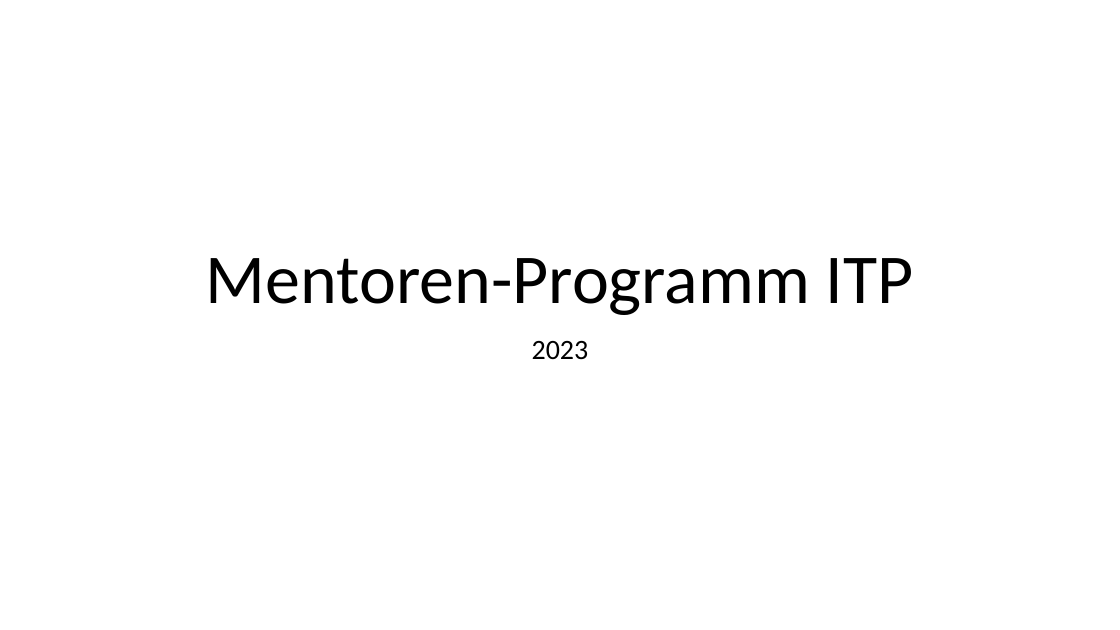
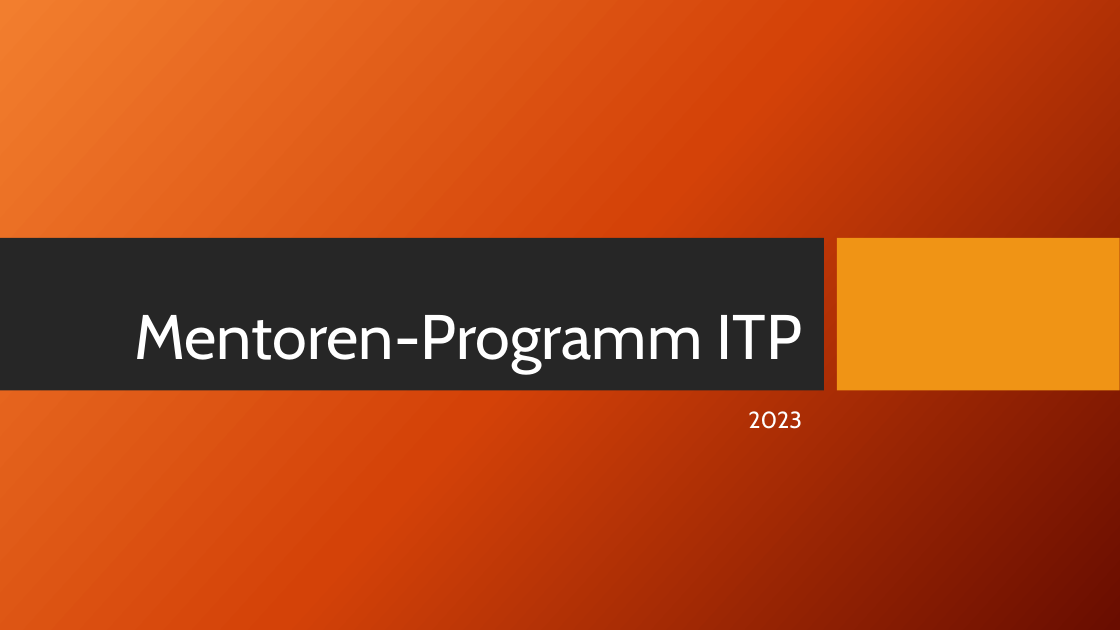
Before and after one commit to HTL-Waidhofen/itp-mentoring-6er-tragerl-mentoren, a slide deck: slide 1 of docs/MentorenProgramm.pptx. Drawn at 1120x630 pixels with LibreOffice and Linux fonts; fonts in the diff are those of the drawing; background and template pictures are left out. Boxes give left, top, right and bottom in pixels: in the first picture for what was removed or moved away, otherwise in the second. Text is boxed around its words. In the diff, an @@ line names an element or a change of style, - is before the commit and + after.

Commit message:
modified Powerpoint

```diff
--- a/docs/MentorenProgramm.pptx
+++ b/docs/MentorenProgramm.pptx
@@ background #FFFFFF to picture (left out) @@
@@ rectangle added at bbox=[0, 238, 824, 391], fill #262626 @@
@@ rectangle added at bbox=[837, 238, 1120, 391], fill #F09415 @@
@@ title "Mentoren-Programm ITP": place and size @@
-title "Mentoren-Programm ITP" at bbox=[206, 258, 914, 315]
+title "Mentoren-Programm ITP" at bbox=[134, 315, 803, 374]
@@ title "Mentoren-Programm ITP" at bbox=[134, 315, 803, 374]: size 60 to 54 pt, font Calibri to Cabin, text colour #000000 to #FFFFFF; alignment centre to right @@
@@ subtitle "2023": place and size @@
-subtitle "2023" at bbox=[532, 341, 589, 360]
+subtitle "2023" at bbox=[748, 411, 802, 429]
@@ subtitle "2023" at bbox=[748, 411, 802, 429]: size 24 to 20 pt, font Calibri to Cabin, text colour #000000 to #FFFFFF; alignment centre to right @@
```
Also in this commit, not shown: 3 other slides changed, 8 slides added, 6 slides removed, 1 other file.
